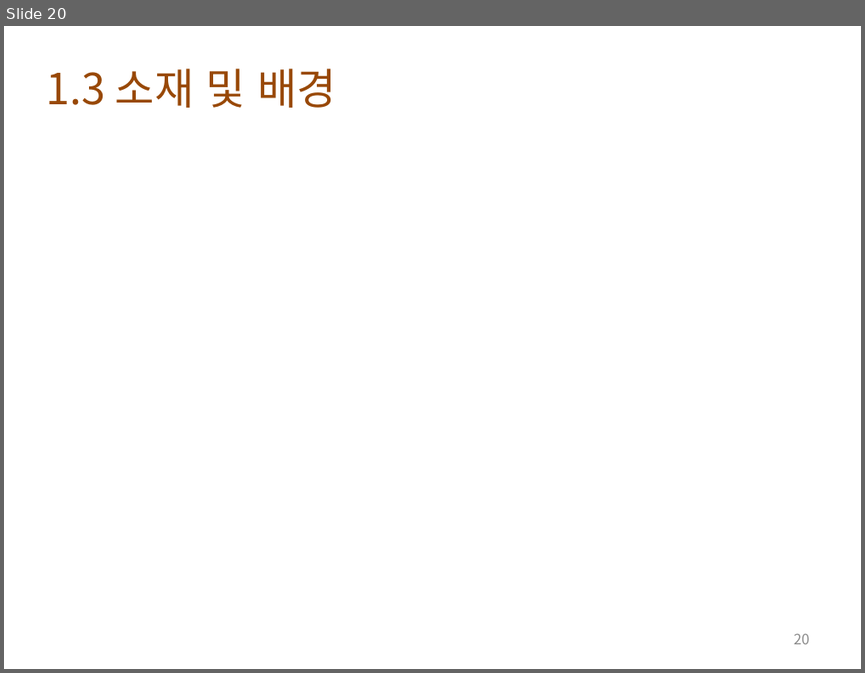
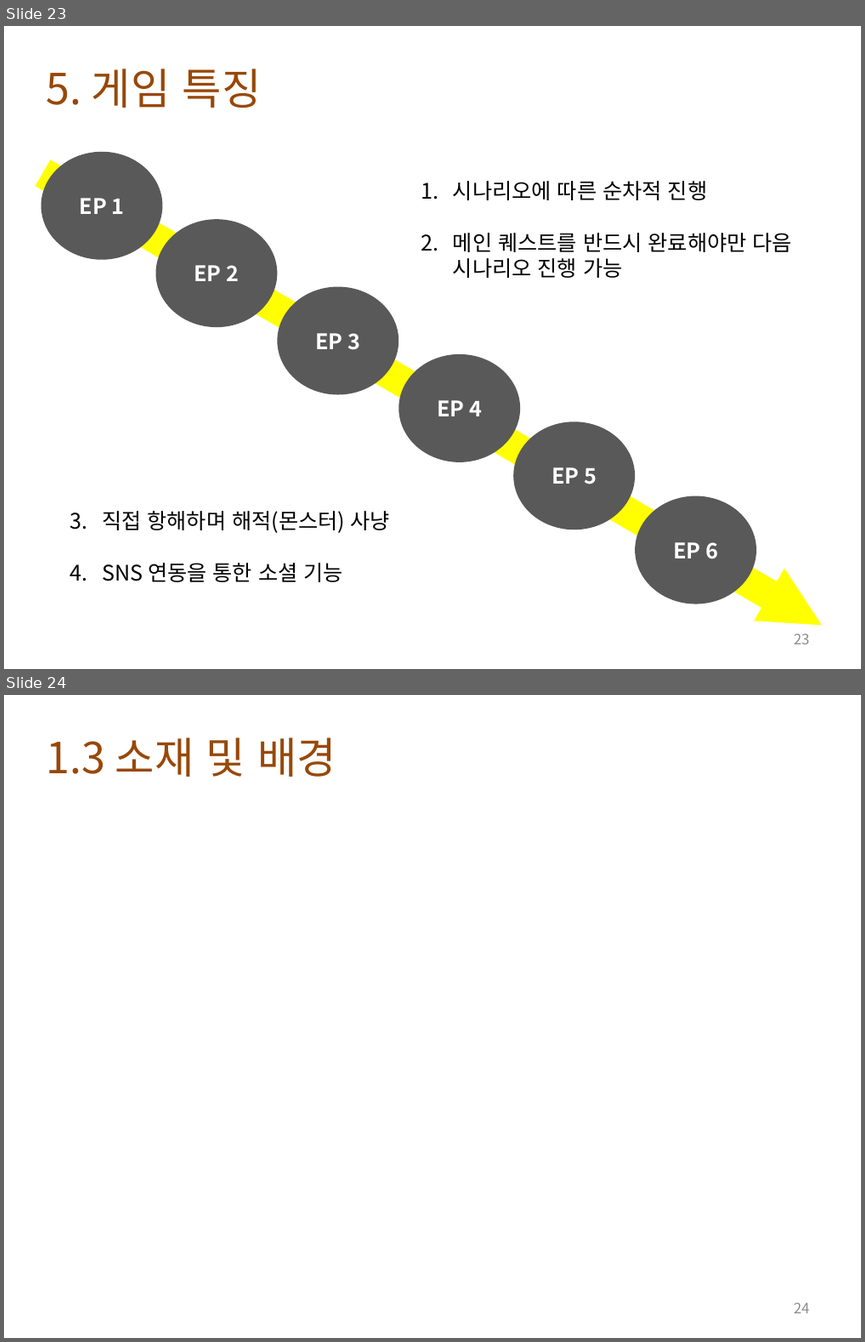
Before and after one commit to lge920904/planning_contest, a slide deck: tortuga bay 0.3.pptx. Shown one above the other, each under a label of ours: slide 20 before the commit, slides 23 and 24 after it. The pictures are 865x673 and 865x1342 pixels, drawn with LibreOffice and Linux fonts; fonts in the diff are those of the drawing; background and template pictures are left out. Boxes give left, top, right and bottom in pixels: in the first picture for what was removed or moved away, otherwise in the second. Text is boxed around its words. In the diff, an @@ line names an element or a change of style, - is before the commit and + after.

```diff
--- a/tortuga bay 0.3.pptx
+++ b/tortuga bay 0.3.pptx
@@ slide 23 added at <box>4,26,861,669</box>, background picture (left out) @@
@@ text added at <box>46,68,262,108</box>, 36 pt, text #984807 @@
+5. 게임 특징
@@ right arrow added at <box>27,147,837,652</box>, fill #FFFF00 @@
@@ ellipse added at <box>41,152,162,260</box>, fill #595959, 18 pt, text #FFFFFF, bold @@
+EP 1
@@ text added at <box>453,181,792,278</box>, 18 pt, text #000000 @@
+1. 시나리오에 따른 순차적 진행
+2. 메인 퀘스트를 반드시 완료해야만 다음 시나리오 진행 가능
@@ ellipse added at <box>155,219,278,327</box>, fill #595959, 18 pt, text #FFFFFF, bold @@
+EP 2
@@ ellipse added at <box>278,286,399,394</box>, fill #595959, 18 pt, text #FFFFFF, bold @@
+EP 3
@@ ellipse added at <box>399,354,521,462</box>, fill #595959, 18 pt, text #FFFFFF, bold @@
+EP 4
@@ ellipse added at <box>513,422,635,530</box>, fill #595959, 18 pt, text #FFFFFF, bold @@
+EP 5
@@ ellipse added at <box>635,495,756,603</box>, fill #595959, 18 pt, text #FFFFFF, bold @@
+EP 6
@@ text added at <box>102,510,389,582</box>, 18 pt, text #000000 @@
+3. 직접 항해하며 해적(몬스터) 사냥
+4. SNS 연동을 통한 소셜 기능
@@ page number added at <box>794,633,810,644</box>, 12 pt, text #8C8C8C @@
+23
@@ what was slide 20 is now slide 24 @@
@@ page number at <box>794,1302,810,1313</box>: text changed @@
-20
+24
```
Also in this commit, not shown: 5 slides changed, 6 other slides added, 3 slides removed, 2 other files.
